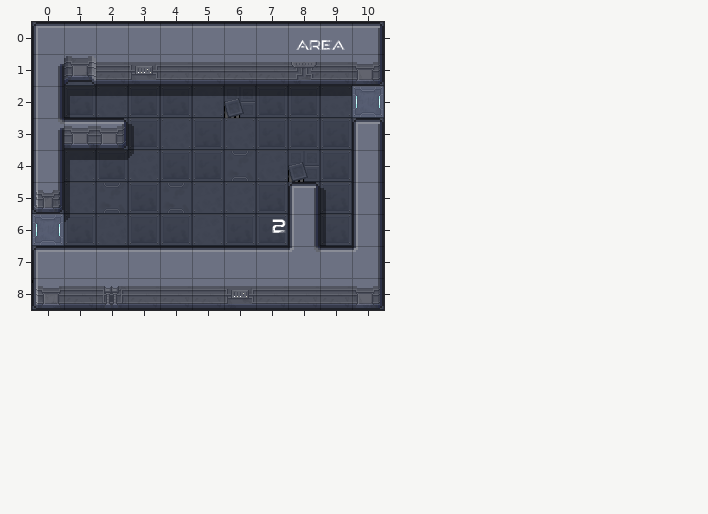
Tiled map: cocos/Code/assets/resources/map/map_1-1-N-2.tmx. Above, as it was before the edit.
Cells are 32x32 px. Shown: x 0..10, y 0..8.
Once edited:
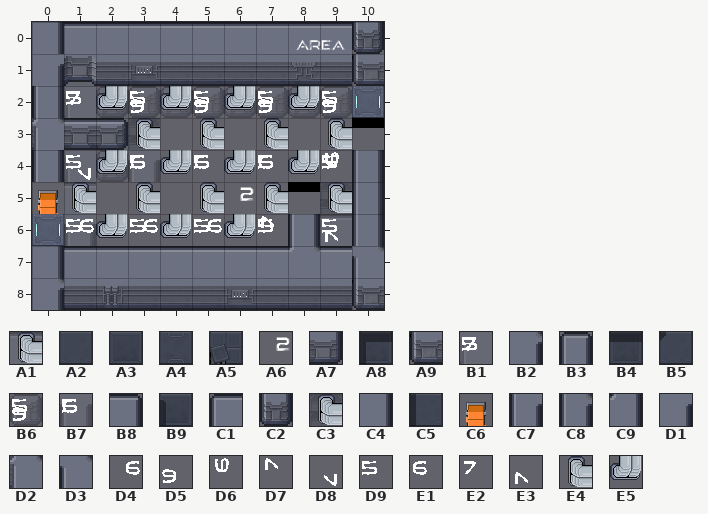
Key: from "proba_scifi": A1 42, A2 112, A3 113, A4 116, A5 118, A6 154; from "scifi_tileset_02": A7 9, A8 10, A9 11, B1 12, B2 13, B3 15, B4 17, B5 18, B6 21, B7 22, B8 25, B9 26, C1 27, C2 31, C3 32, C4 33, C5 34, C6 37, C7 50, C8 56, C9 58, D1 62, D2 70, D3 72, D4 158, D5 158 turned 180, D6 158 turned 270, D7 159 turned 270, D8 159 turned 90, D9 167, E1 168, E2 169, E3 169 turned 270, E4 178 turned 180, E5 178 turned 90.
__ is an empty cell.
Tiles replaced or removed in this view: A2, A3, A4, A5, A6, A7, A8, A9, B3, B4, B5, B8, B9, C1, C2, C5, C7, C8, C9.
Tiles of an added or newly shown layer are drawn over the layers below it.
See-through tiles are keyed as they look on the map.
The exact change:
Changed rows in their new state; .. is an unchanged cell.
Layer "f":
first column x 0:
0 __ .. .. .. .. .. .. .. .. .. __
1 .. __ .. .. .. .. .. .. .. .. __
2 .. __ __ __ __ __ __ __ __ __ ..
3 .. .. __ __ __ __ __ __ __ __ __
4 .. __ __ __ __ __ __ __ __ __ ..
5 __ __ __ __ __ __ __ __ __ __ ..
6 .. __ __ __ __ __ __ __ .. __ ..
7 __ .. .. .. .. .. .. .. .. .. ..
8 __ .. .. .. .. .. .. .. .. .. __
Layer "w":
first column x 0:
0 C4 .. .. .. .. .. .. .. .. .. C2
1 D1 .. .. .. .. .. .. .. .. .. A9
3 D2 .. .. .. .. .. .. .. .. .. B4
5 C6 .. .. .. .. .. .. .. B4 .. ..
7 C4 .. .. .. .. .. .. .. .. .. D3
8 B2 .. .. .. .. .. .. .. .. .. A9
Layer "s":
first column x 1:
2 B1 B6 B6 B6 B6 B6 B6 B6 B6
3 .. .. C3 .. .. .. .. .. ..
4 B1 B6 B7 .. .. .. .. .. ..
5 A1 .. .. .. .. .. .. .. C3
6 B7 .. .. .. .. .. .. .. A1
Layer "p":
first column x 6:
5 A6 ..
6 .. __
Layer "Tile Layer 6" (added):
first column x 1:
2 E2 E5 D5 E5 D5 E5 D5 E5 D5
3 .. .. E4 .. E4 .. E4 .. E4
4 D8 E5 E1 E5 E1 E5 E1 E5 D6
5 E4 .. E4 .. E4 .. E4 .. E4
6 D4 E5 D4 E5 D4 E5 D7 .. E3
Layer "Tile Layer 5" (added):
first column x 1:
2 D9 .. D9 .. D9 .. D9 .. D9
4 D9 .. D9 .. D9 .. D9 .. D9
6 D9 .. D9 .. D9 .. D9 .. D9
